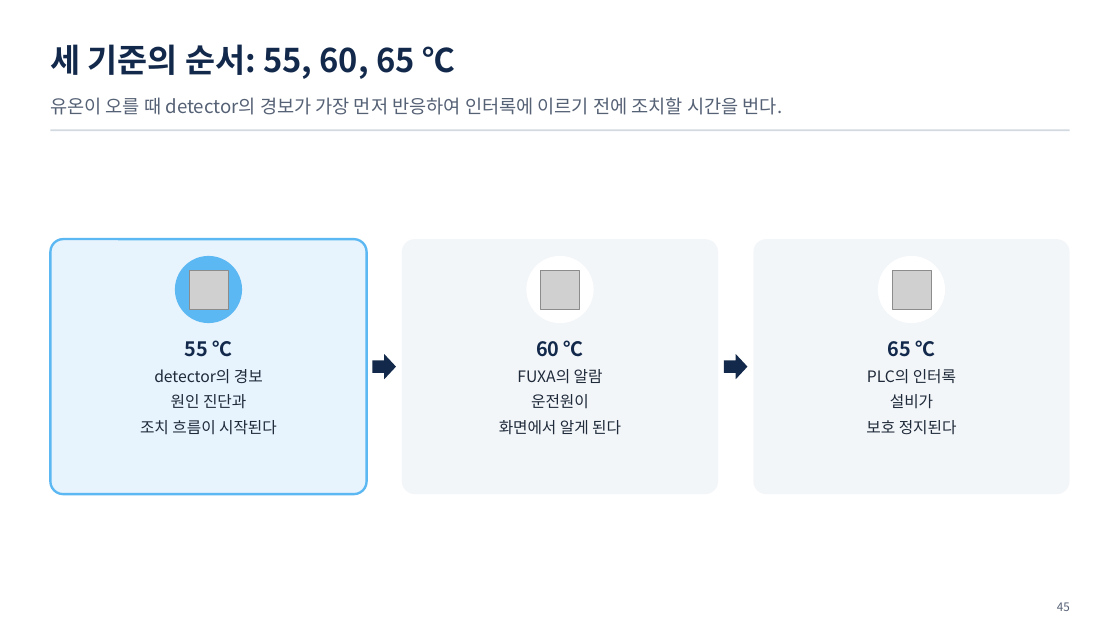
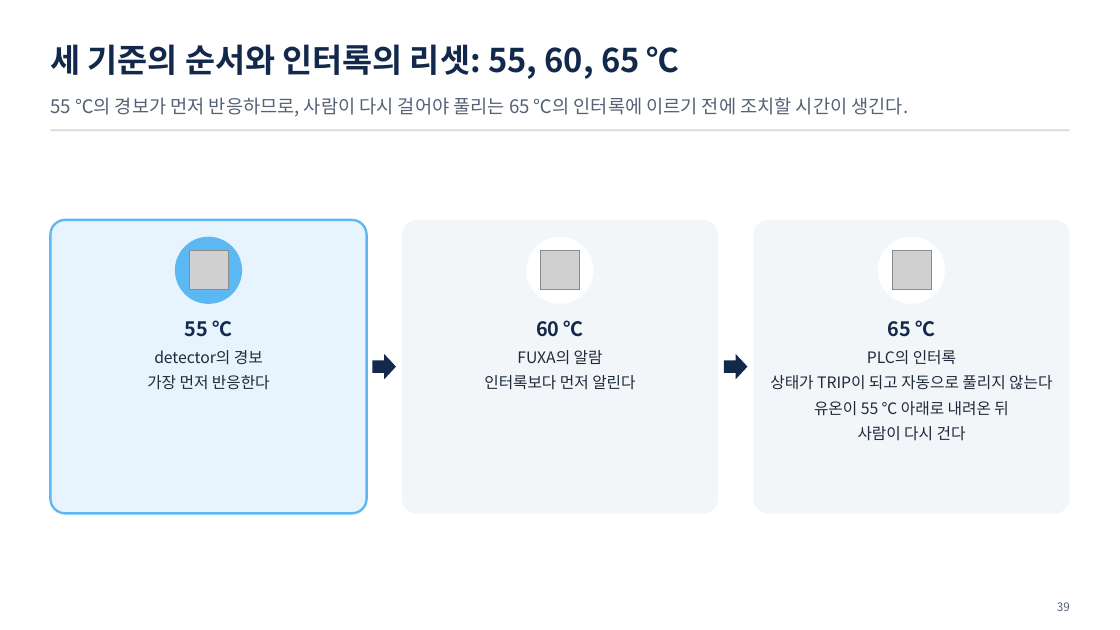
Before and after one commit to uengine-oss/hyd-iot-edu, a slide deck: slide 39 of docs/교재/통합반/01일차/통합반_01일차.pptx (slide 45 before the commit). Drawn at 1120x630 pixels with LibreOffice and Linux fonts; fonts in the diff are those of the drawing; grey boxes stand for pictures. Boxes give left, top, right and bottom in pixels: in the first picture for what was removed or moved away, otherwise in the second. Text is boxed around its words. In the diff, an @@ line names an element or a change of style, - is before the commit and + after.

```diff
--- a/docs/교재/통합반/01일차/통합반_01일차.pptx
+++ b/docs/교재/통합반/01일차/통합반_01일차.pptx
@@ text at box(50, 44, 680, 79): text changed @@
-세 기준의 순서: 55, 60, 65 ℃
+세 기준의 순서와 인터록의 리셋: 55, 60, 65 ℃
@@ text at box(50, 97, 908, 117): text changed @@
-유온이 오를 때 detector의 경보가 가장 먼저 반응하여 인터록에 이르기 전에 조치할 시간을 번다.
+55 ℃의 경보가 먼저 반응하므로, 사람이 다시 걸어야 풀리는 65 ℃의 인터록에 이르기 전에 조치할 시간이 생긴다.
@@ rounded rectangle: place and size @@
-rounded rectangle at box(50, 239, 366, 495)
+rounded rectangle at box(50, 220, 366, 513)
@@ rounded rectangle: place and size @@
-rounded rectangle at box(402, 239, 718, 495)
+rounded rectangle at box(402, 220, 718, 513)
@@ 3 pictures, 3 ellipses: place and size @@
-3 pictures, 3 ellipses at box(175, 256, 945, 323)
+3 pictures, 3 ellipses at box(175, 237, 945, 304)
@@ rounded rectangle: place and size @@
-rounded rectangle at box(754, 239, 1070, 495)
+rounded rectangle at box(754, 220, 1070, 513)
@@ text "55 ℃": place and size @@
-text "55 ℃" at box(140, 340, 277, 435)
+text "55 ℃" at box(147, 320, 270, 390)
@@ text "60 ℃": place and size @@
-text "60 ℃" at box(499, 340, 621, 435)
+text "60 ℃" at box(484, 320, 635, 390)
@@ text "65 ℃": place and size @@
-text "65 ℃" at box(866, 340, 957, 435)
+text "65 ℃" at box(770, 320, 1052, 441)
@@ text at box(147, 375, 270, 390): text changed @@
-원인 진단과
-조치 흐름이 시작된다
+가장 먼저 반응한다
@@ text at box(484, 375, 635, 390): text changed @@
-운전원이
-화면에서 알게 된다
+인터록보다 먼저 알린다
@@ text at box(770, 375, 1052, 441): text changed @@
-설비가
-보호 정지된다
+상태가 TRIP이 되고 자동으로 풀리지 않는다
+유온이 55 ℃ 아래로 내려온 뒤
+사람이 다시 건다
@@ text at box(1057, 602, 1070, 611): text changed @@
-45
+39
```
Also in this commit, not shown: 74 other slides changed, 27 slides removed, 12 other files.
